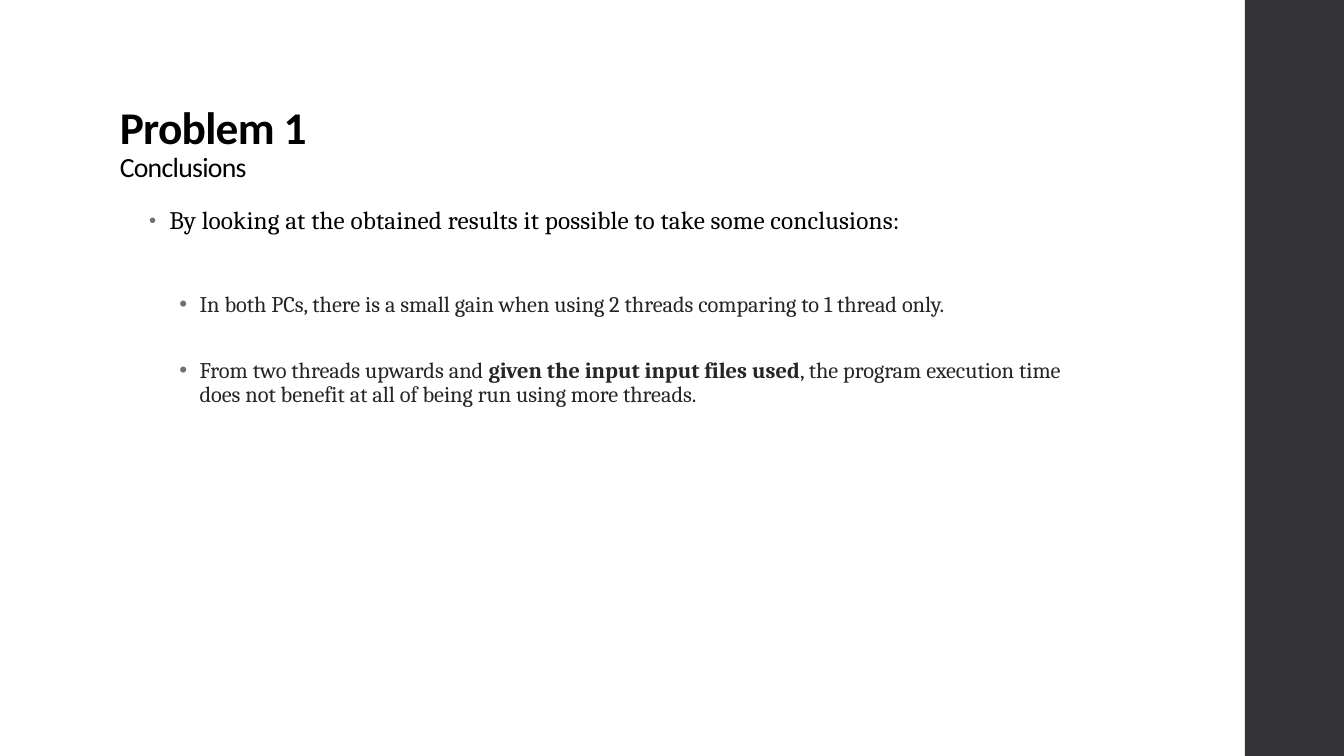
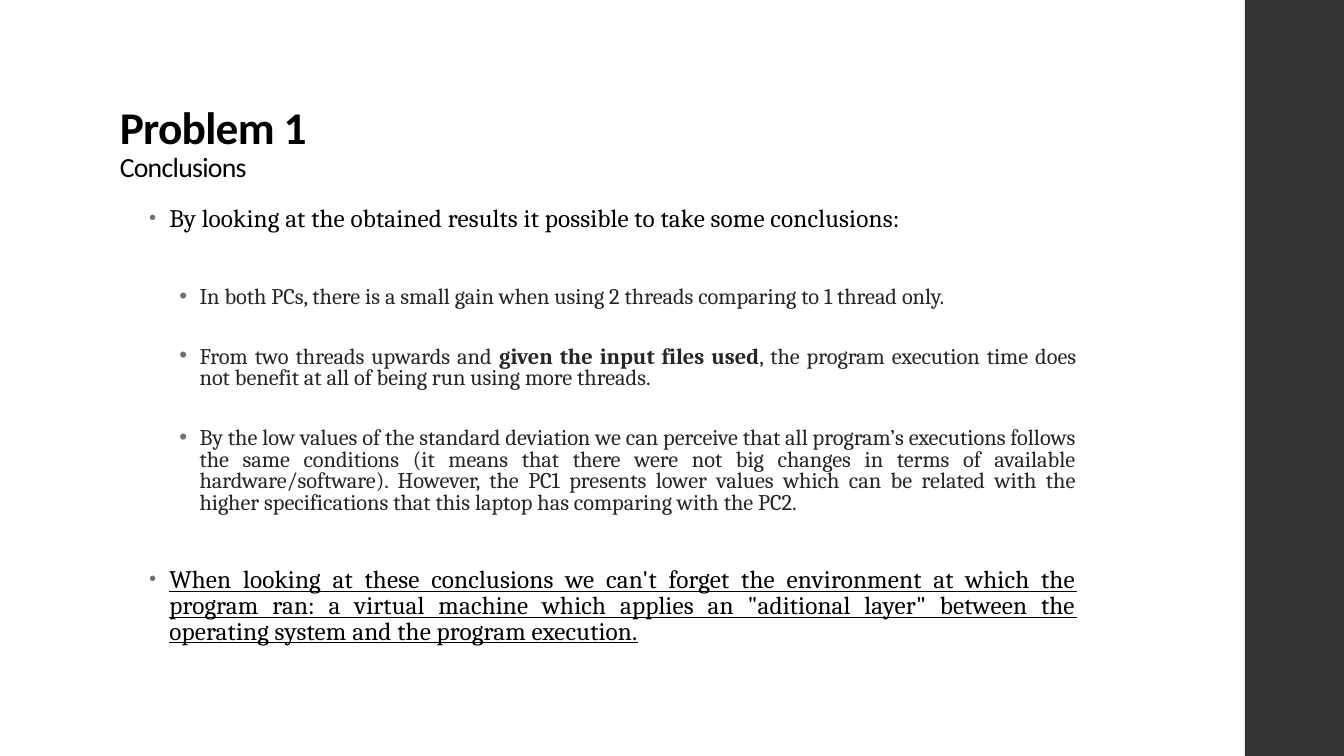
Before and after one commit to xL1fer/CLE_2022_2023, a slide deck: slide 4 of CLE1_T3G5/present.pptx. Drawn at 1344x756 pixels with LibreOffice and Linux fonts; fonts in the diff are those of the drawing. Boxes give left, top, right and bottom in pixels: in the first picture for what was removed or moved away, otherwise in the second. Text is boxed around its words. In the diff, an @@ line names an element or a change of style, - is before the commit and + after.

Commit message:
final slides (?)

```diff
--- a/CLE1_T3G5/present.pptx
+++ b/CLE1_T3G5/present.pptx
@@ text at bbox=[169, 209, 944, 309]: alignment left to justified; line spacing 0.95 to 0.85; line spacing 0.9 to 0.8 @@
@@ text at bbox=[169, 348, 1076, 646]: text changed @@
-  • From two threads upwards and given the input input files used, the program execution time does not benefit at all of being run using more threads.
+  • From two threads upwards and given the input files used, the program execution time does not benefit at all of being run using more threads.
+  • By the low values of the standard deviation we can perceive that all program’s executions follows the same conditions (it means that there were not big changes in terms of available hardware/software). However, the PC1 presents lower values which can be related with the higher specifications that this laptop has comparing with the PC2.
+• When looking at these conclusions we can't forget the environment at which the program ran: a virtual machine which applies an "aditional layer" between the operating system and the program execution.
```
Also in this commit, not shown: 1 other slide changed.
